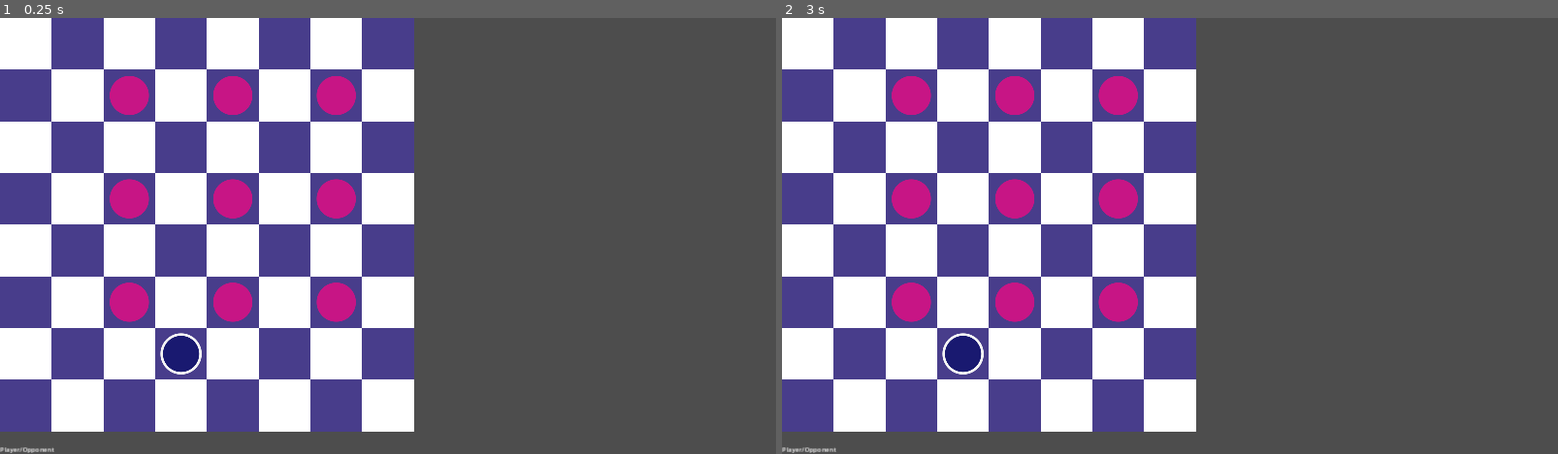
Above: before the commit, frames 1-2 (left to right).
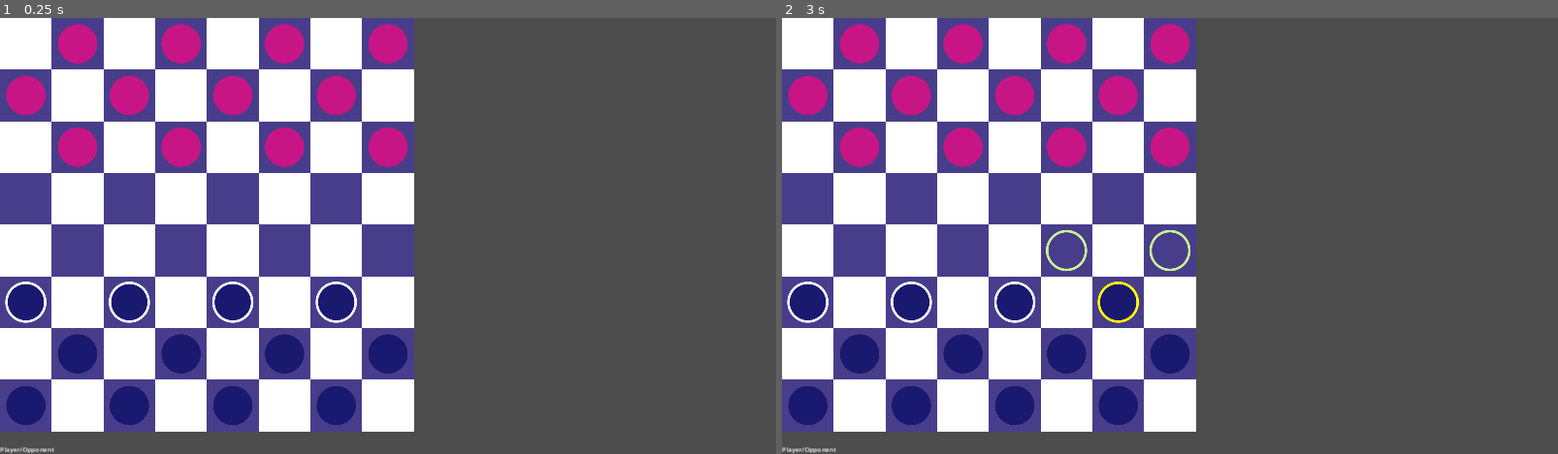
Above: after the commit, the same moments.

Repository: mattsullentrup/godot-checkers
Game: Godot game, scene res://rewrite/level/level.tscn
The game is run twice, just before and just after one commit, with the same random seed, the same clock (stepped at 60 frames per second) and the same inputs.
Inputs (mouse positions are in pixels of both pictures, inside the frame that each line leads up to):
- Up to frame 1 (0.25 s): no input
- Up to frame 2 (3 s): tap Enter at 0.5, 2 s; move the mouse to (1340, 214) at 0.52 s; press the mouse at (1340, 214) at 0.53 s; tap Space at 1.25, 2.75 s; move the mouse to (1014, 257) at 1.27 s; release the mouse at (1014, 257) at 1.28 s; right-click (1014, 257) at 1.35 s; click (1014, 257) at 1.42 s; move the mouse to (1247, 140) at 2.02 s; press the mouse at (1247, 140) at 2.03 s; move the mouse to (1131, 323) at 2.77 s; release the mouse at (1131, 323) at 2.78 s; right-click (1131, 323) at 2.85 s; click (1131, 323) at 2.92 s

The runs differ from the first frame. In frame 1, 8.6% of the frame differs, in the area x 0-53%, y 1-94%; in frame 2, 8.8%.

Commit message:
Update level_generator.gd
Add encapsulated create new unit method

Diff:
--- a/9_10_24_checkers/rewrite/level/level_generator.gd
+++ b/9_10_24_checkers/rewrite/level/level_generator.gd
@@ -13,17 +13,17 @@
 
 
 func generate_level() -> void:
-	#_create_units(0, 3, _opponent_group)
-	#_create_units(5, Globals.GRID_SIZE, _player_group)
+	_create_units(0, 3, _opponent_group)
+	_create_units(5, Globals.GRID_SIZE, _player_group)
 
-	_test_unit_creation(_player_group, Vector2i(3, 6))
-
-	for y in [1, 3, 5]:
-		for x in [2, 4, 6]:
-			_test_unit_creation(_opponent_group, Vector2i(x, y))
+	#_make_new_unit(_player_group, Vector2i(3, 6))
+#
+	#for y in [1, 3, 5]:
+		#for x in [2, 4, 6]:
+			#_make_new_unit(_opponent_group, Vector2i(x, y))
 
 
-func _test_unit_creation(team: UnitGroup, pos) -> void:
+func _make_new_unit(team: UnitGroup, pos) -> void:
 	var unit = UNIT.instantiate()
 	unit.cell = pos
 	unit.global_position = Navigation.cell_to_world(unit.cell)
@@ -48,7 +48,4 @@
 	for y in range(start_y, end_y):
 		var start = 0 if y in [1, 5, 7] else 1
 		for x in range(start, Globals.GRID_SIZE, 2):
-			var unit = UNIT.instantiate()
-			unit.cell = Vector2i(x, y)
-			unit.global_position = Navigation.cell_to_world(unit.cell)
-			group.add_child(unit)
+			_make_new_unit(group, Vector2i(x, y))
